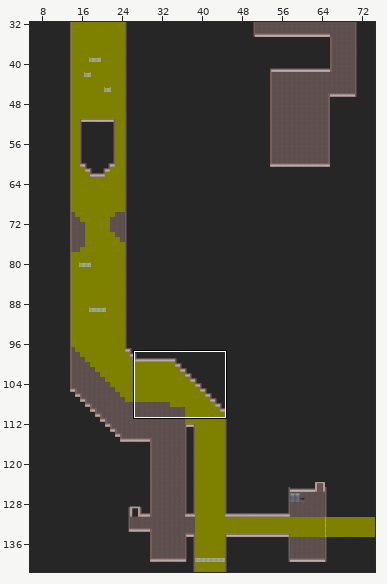
A Tiled map gets an edit: scenes/map/sewageSection.tmx. The first picture is a wide view before the edit; the outline marks the close-up.
Close-up. Old version:
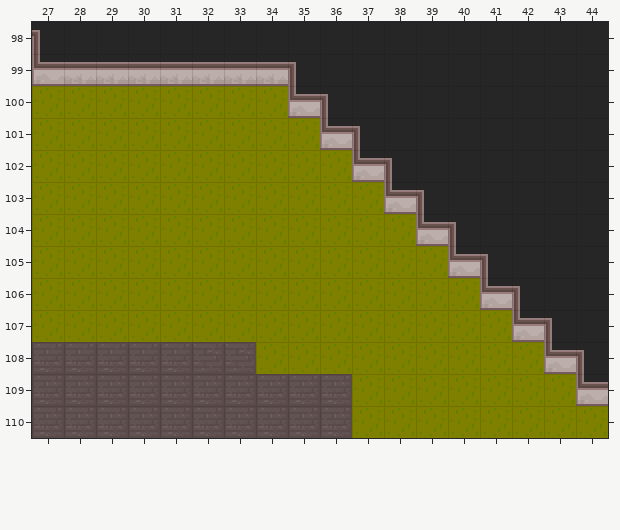
Cells are 16x16 px. Shown: x 27..44, y 98..110. The commit also changed other parts of the map, which this record leaves out.
New version:
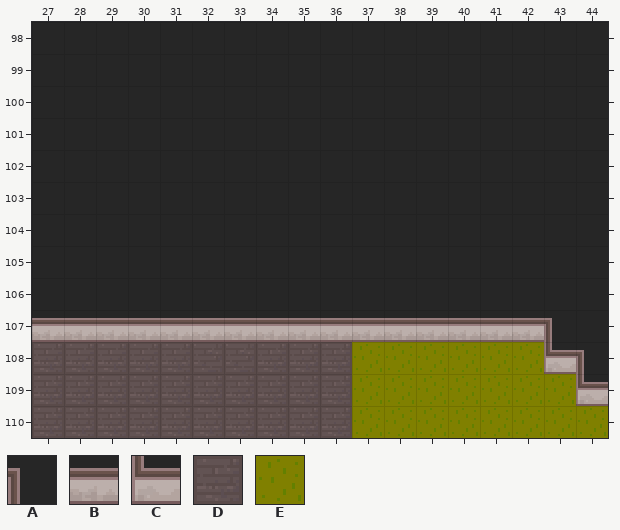
Key: from "tileset": A 218 flipped left-right, B 219, C 247, D 313, E 406.
_ is an empty cell.
The edit:
Layer "Floor, background and sewage":
The author changed tile E to tile D in row 108 at x 34 to 36.
Tile E is removed in row 100 at x 27 to 34; in row 101 at x 27 to 35; in row 102 at x 27 to 36; in row 103 at x 27 to 37; in row 104 at x 27 to 38; in row 105 at x 27 to 39.
Tile E is removed in row 106 at x 27 to 40; in row 107 at x 27 to 41.
Layer "Barriers":
The author changed tile C to tile B in row 107 at x 42.
Tile B now appears in row 107 at x 27 to 41.
Tile A is removed in row 98 at x 27; in row 99 at x 35; in row 100 at x 36; in row 101 at x 37; in row 102 at x 38; in row 103 at x 39.
Tile A is removed in row 104 at x 40; in row 105 at x 41; in row 106 at x 42.
Tile B is removed in row 99 at x 28 to 34.
Tile C is removed in row 99 at x 27; in row 100 at x 35; in row 101 at x 36; in row 102 at x 37; in row 103 at x 38; in row 104 at x 39.
Tile C is removed in row 105 at x 40; in row 106 at x 41.
Where, in picture pixels (left, top, right, bottom), the same in both close-ups:
changed: (32, 30, 544, 374)
